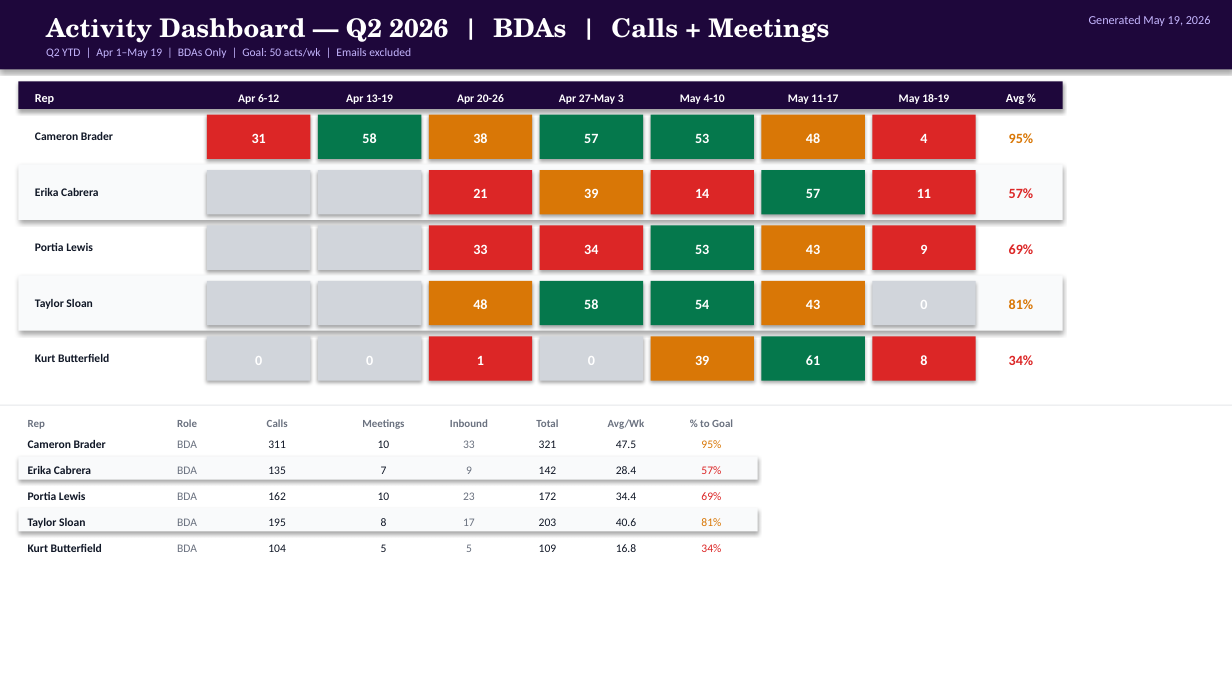
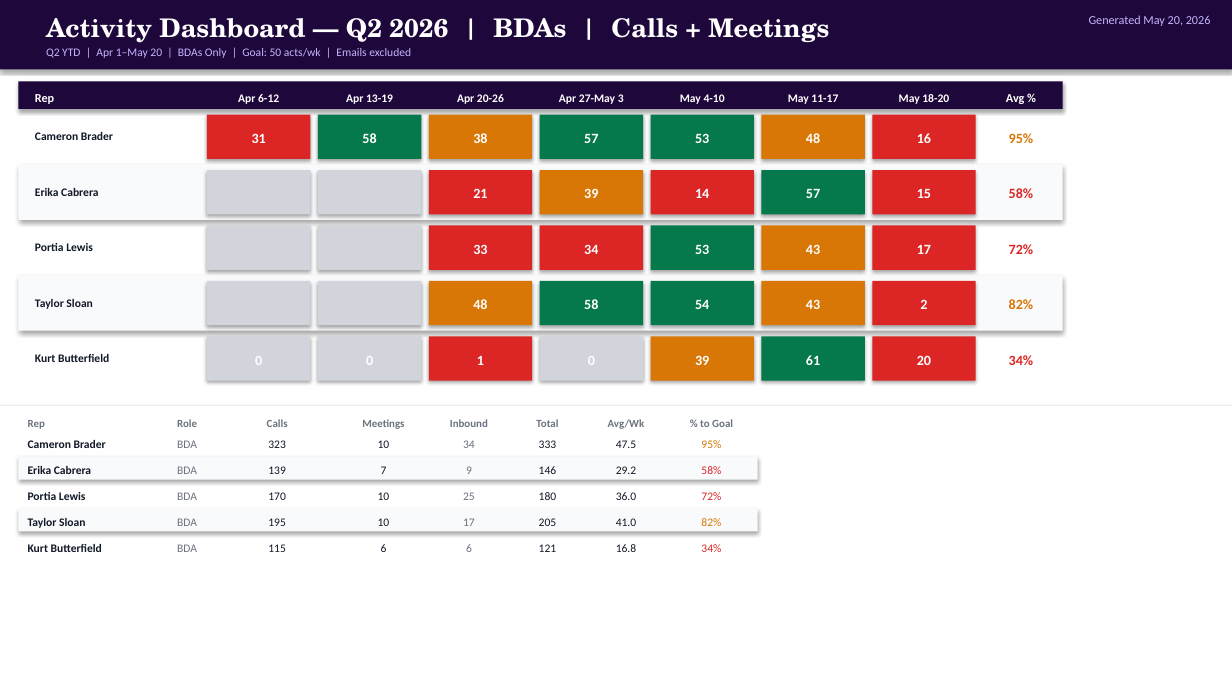
Before and after one commit to georgesoteropoulos-lgtm/cw-sales-playbook, a slide deck: slide 5 of generated/Sales Dashboards/BD Rep Scoreboard.pptx. Drawn at 1232x693 pixels with LibreOffice and Linux fonts; fonts in the diff are those of the drawing. Boxes give left, top, right and bottom in pixels: in the first picture for what was removed or moved away, otherwise in the second. Text is boxed around its words. In the diff, an @@ line names an element or a change of style, - is before the commit and + after.

```diff
--- a/generated/Sales Dashboards/BD Rep Scoreboard.pptx
+++ b/generated/Sales Dashboards/BD Rep Scoreboard.pptx
@@ text at [1089, 15, 1211, 26]: text changed @@
-Generated May 19, 2026
+Generated May 20, 2026
@@ text at [46, 48, 411, 58]: text changed @@
-Q2 YTD | Apr 1–May 19 | BDAs Only | Goal: 50 acts/wk | Emails excluded
+Q2 YTD | Apr 1–May 20 | BDAs Only | Goal: 50 acts/wk | Emails excluded
@@ text at [899, 94, 949, 104]: text changed @@
-May 18-19
+May 18-20
@@ text at [917, 133, 931, 143]: text changed @@
-4
+16
@@ text at [917, 189, 931, 198]: text changed @@
-11
+15
@@ text at [1009, 188, 1034, 198]: text changed @@
-57%
+58%
@@ text at [917, 245, 931, 254]: text changed @@
-9
+17
@@ text at [1009, 244, 1034, 254]: text changed @@
-69%
+72%
@@ rectangle at [872, 281, 976, 325]: fill #D1D5DB to #DC2626 @@
@@ text at [920, 299, 927, 309]: text changed @@
-0
+2
@@ text at [1009, 299, 1034, 309]: text changed @@
-81%
+82%
@@ text at [917, 355, 931, 365]: text changed @@
-8
+20
@@ text at [268, 440, 286, 448]: text changed @@
-311
+323
@@ text at [463, 440, 475, 448]: text changed @@
-33
+34
@@ text at [539, 440, 557, 448]: text changed @@
-321
+333
@@ text at [539, 466, 557, 474]: text changed @@
-142
+146
@@ text at [616, 466, 636, 474]: text changed @@
-28.4
+29.2
@@ text at [701, 466, 721, 474]: text changed @@
-57%
+58%
@@ text at [268, 492, 286, 500]: text changed @@
-162
+170
@@ text at [539, 492, 557, 500]: text changed @@
-172
+180
@@ text at [616, 492, 636, 500]: text changed @@
-34.4
+36.0
@@ text at [701, 492, 721, 500]: text changed @@
-69%
+72%
@@ text at [378, 518, 390, 526]: text changed @@
-8
+10
@@ text at [539, 518, 557, 526]: text changed @@
-203
+205
@@ text at [616, 518, 636, 526]: text changed @@
-40.6
+41.0
@@ text at [268, 544, 286, 552]: text changed @@
-104
+115
@@ text at [381, 544, 387, 552]: text changed @@
-5
+6
@@ text at [466, 544, 472, 552]: text changed @@
-5
+6
@@ text at [539, 544, 557, 552]: text changed @@
-109
+121
```
Also in this commit, not shown: 10 other slides changed, 11 other files.
